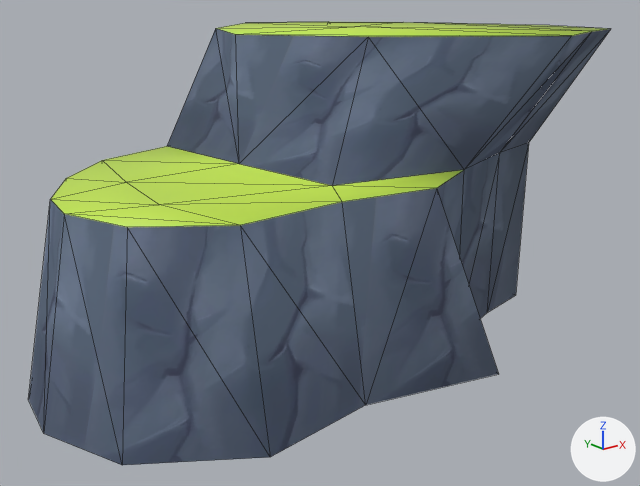
The glTF model models/Isle_Island_Finish.glb: old version first, new version second.
Both versions are drawn from a 50 mm lens placed at (164.6, -49.5, 47.0), pointed at (237.6, 41.8, 10.5). Every picture has the same lights, and +X, +Y and +Z are marked at lower right. Mesh edges are drawn as thin lines. Objects named as collision shapes, trigger or cutter boxes, shadow casters or lower levels of detail are left out. Vertices at the same position are counted once.

Names of what the first picture shows: 'Finish_Island'.
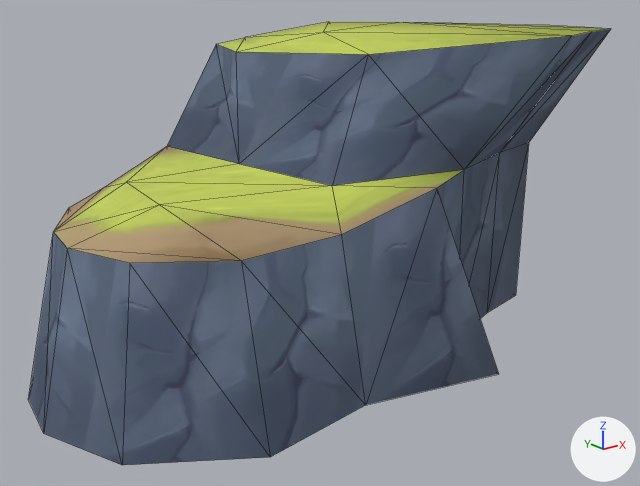
Patch to the scene script:
```diff
--- a/models/Isle_Island_Finish.glb.py
+++ b/models/Isle_Island_Finish.glb.py
@@ img_land @@
+img_land = load_image('Land', '_unpacked/Land', 256, 256, 'sRGB')
@@ mat_grass_001 @@
 mat_grass_001 = principled_material('Grass.001')
-mat_grass_001.base_color = (0.548, 0.8, 0.0765)  # green #c3e74e
+mat_grass_001.texture = img_land
+mat_grass_001.roughness = 1.0
@@ me_plane_004 @@
 me_plane_004.from_pydata(...)  # 47 vertices, 76 faces; spans x 195.4..277.0, y 16.6..75.1, z -2.5..38.5
 # used by ob_finish_island; location = (0.0, 0.0, 0.0)
+# me_plane_004 part 1: the 1 vertex in x 251.6, y 51.2, z 38.5 is moved by (-8.7, -3.3, -0.2)
+# me_plane_004 part 2: all 3 vertices in x 200.6..207.7, y 39.5..55.4, z 21.5..21.6 are moved by (0.0, 0.0, -3.8)
+# me_plane_004 part 3: all 2 vertices in x 203.5..212.9, y 24.1..30.6, z 21.5..21.6 are moved by (0.0, 0.0, -3.8)
+# me_plane_004 part 4: the 1 vertex in x 216.1, y 62.7, z 21.5 is moved by (0.0, 0.0, -3.8)
+# me_plane_004 part 5: the 1 vertex in x 227.2, y 24.8, z 21.5 is moved by (0.0, 0.0, -3.8)
+# me_plane_004 part 6: all 4 vertices in x 229.4..244.1, y 35.6..68.6, z 38.5 are moved by (0.0, 0.0, -2.2)
+# me_plane_004 part 7: 12 kept faces spanning x 200.6..277.0, y 22.8..54.5, z 17.7..38.5 get new texture (UV) coordinates
 me_plane_004.materials.append(mat_rock)
```

Changed parts and their boxes (x1, y1, x2, y2) in the pictures (640 x 486 px; the box of a moved part takes in the faces that stretch with it):
'Finish_Island', surface changed, reshaped (green to yellow): (28, 22, 611, 465) in both
part 1 of me_plane_004, moved or reshaped: before (216, 22, 592, 36); after (237, 22, 566, 55)
part 2 of me_plane_004, moved or reshaped: before (28, 178, 159, 465); after (28, 182, 159, 465)
part 3 of me_plane_004, moved or reshaped: before (64, 205, 365, 465); after (67, 205, 365, 465)
part 4 of me_plane_004, moved or reshaped: before (68, 146, 238, 182); after (54, 146, 167, 231)
part 5 of me_plane_004, moved or reshaped: before (161, 186, 437, 405); after (160, 186, 437, 405)
part 6 of me_plane_004, moved or reshaped: before (167, 22, 571, 186); after (167, 36, 571, 186)
part 7 of me_plane_004, surface changed (green to yellow): (127, 22, 601, 205) in both
